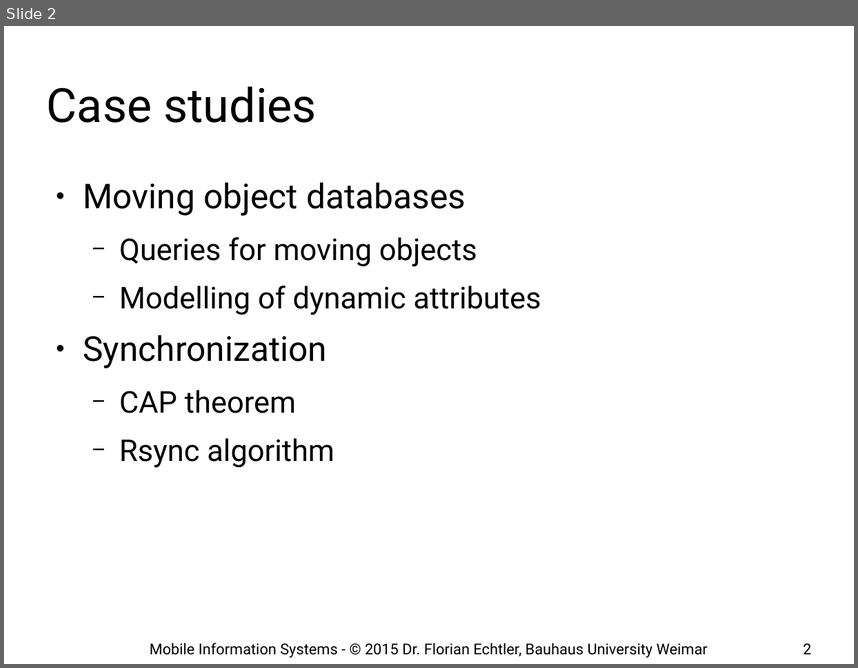
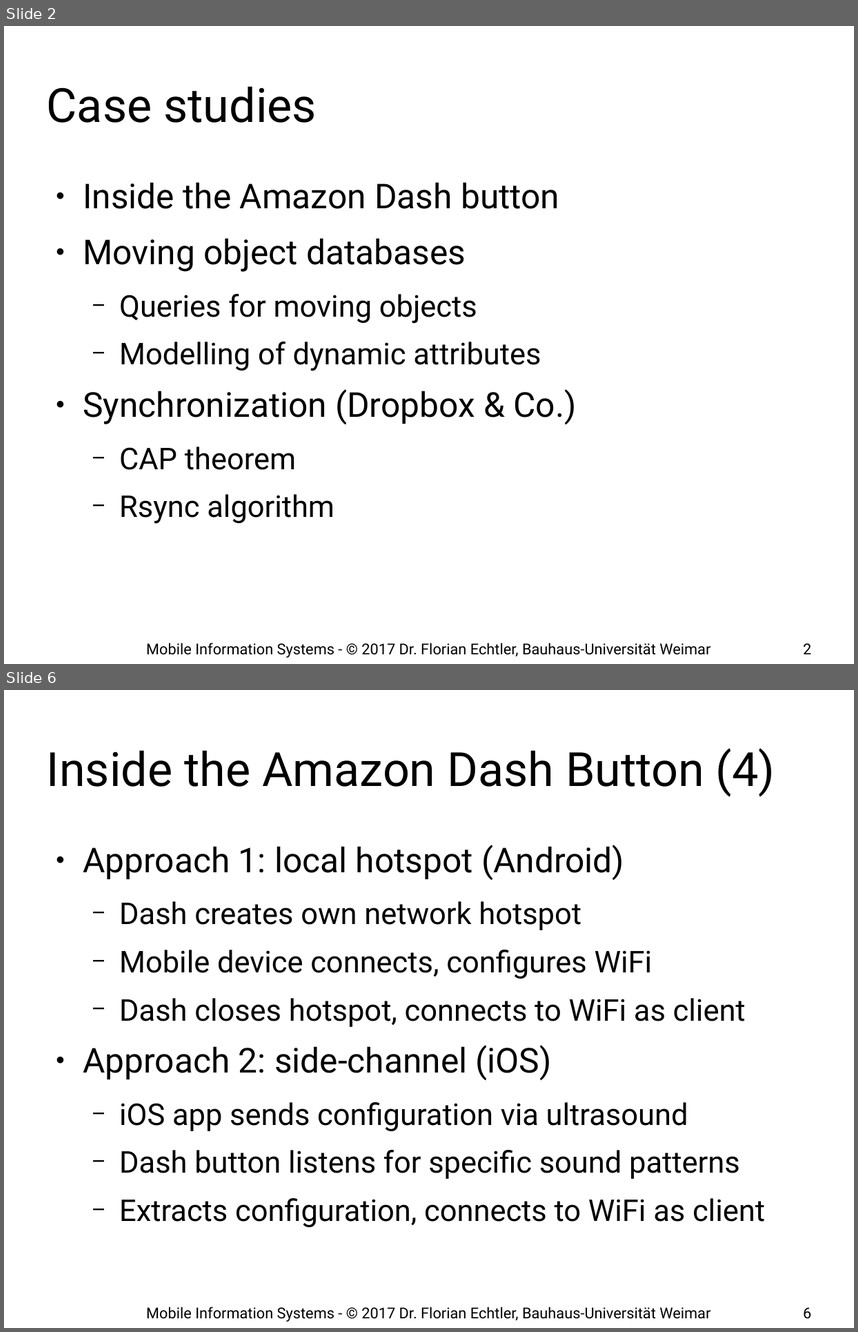
Before and after one commit to floe/mobile-information-systems, a slide deck: 11-case-studies.odp. Shown one above the other, each under a label of ours: slide 2 before the commit, slides 2 and 6 after it; the slides between them are not shown. The pictures are 858x668 and 858x1332 pixels, drawn with LibreOffice and Linux fonts; fonts in the diff are those of the drawing; background and template pictures are left out. Boxes give left, top, right and bottom in pixels: in the first picture for what was removed or moved away, otherwise in the second. Text is boxed around its words. In the diff, an @@ line names an element or a change of style, - is before the commit and + after.

```diff
--- a/11-case-studies.odp
+++ b/11-case-studies.odp
@@ slide 6 added at bbox=[4, 690, 854, 1328], background #FFFFFF @@
@@ title added at bbox=[47, 748, 775, 797], 44 pt, text #000000 @@
+Inside the Amazon Dash Button (4)
@@ text added at bbox=[83, 845, 765, 1227], 28 pt, text #000000 @@
+● Approach 1: local hotspot (Android)
+  − Dash creates own network hotspot
+  − Mobile device connects, configures WiFi
+  − Dash closes hotspot, connects to WiFi as client
+● Approach 2: side-channel (iOS)
+  − iOS app sends configuration via ultrasound
+  − Dash button listens for specific sound patterns
+  − Extracts configuration, connects to WiFi as client
@@ text added at bbox=[146, 1306, 711, 1321], 14 pt, text #000000 @@
+Mobile Information Systems - © 2017 Dr. Florian Echtler, Bauhaus-Universität Weimar
@@ page number added at bbox=[803, 1307, 811, 1319], 14 pt, text #000000 @@
+6
@@ slide 2 changed as well @@
@@ text at bbox=[83, 182, 559, 209]: paragraph added @@
+● Inside the Amazon Dash button
@@ text at bbox=[83, 389, 577, 424]: text changed @@
-● Synchronization
+● Synchronization (Dropbox & Co.)
@@ text at bbox=[146, 642, 711, 657]: text changed @@
-Mobile Information Systems - © 2015 Dr. Florian Echtler, Bauhaus University Weimar
+Mobile Information Systems - © 2017 Dr. Florian Echtler, Bauhaus-Universität Weimar
```
Also in this commit, not shown: 28 other slides changed, 3 other slides added.
